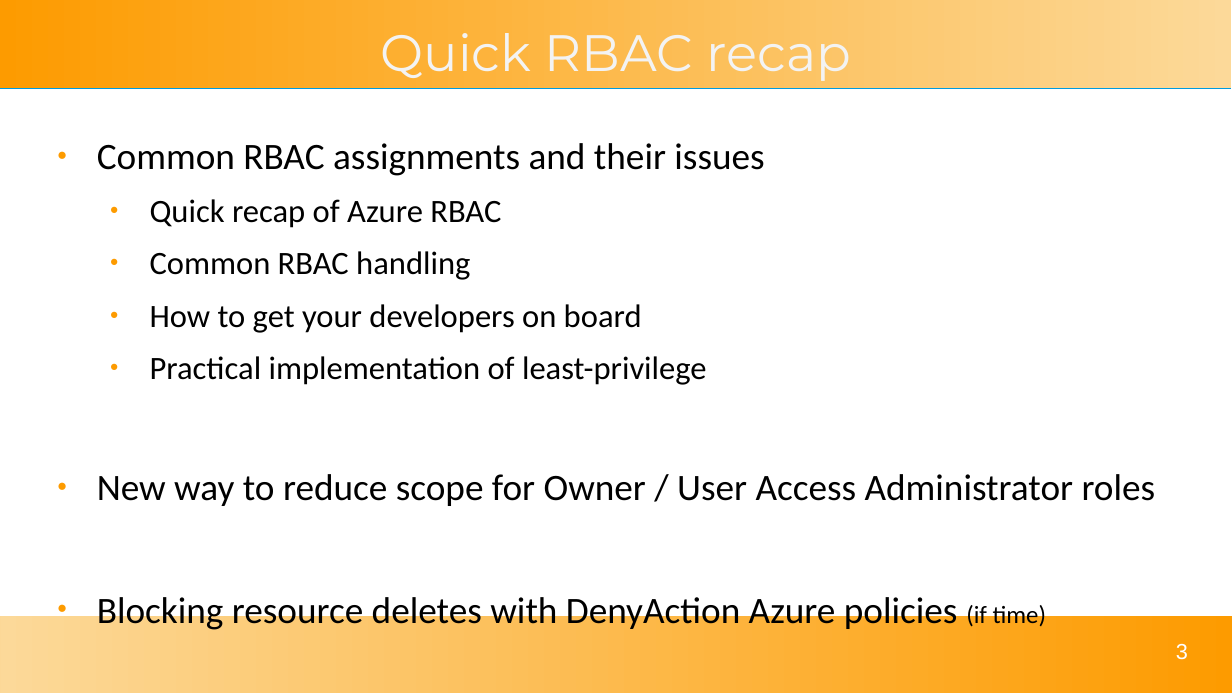
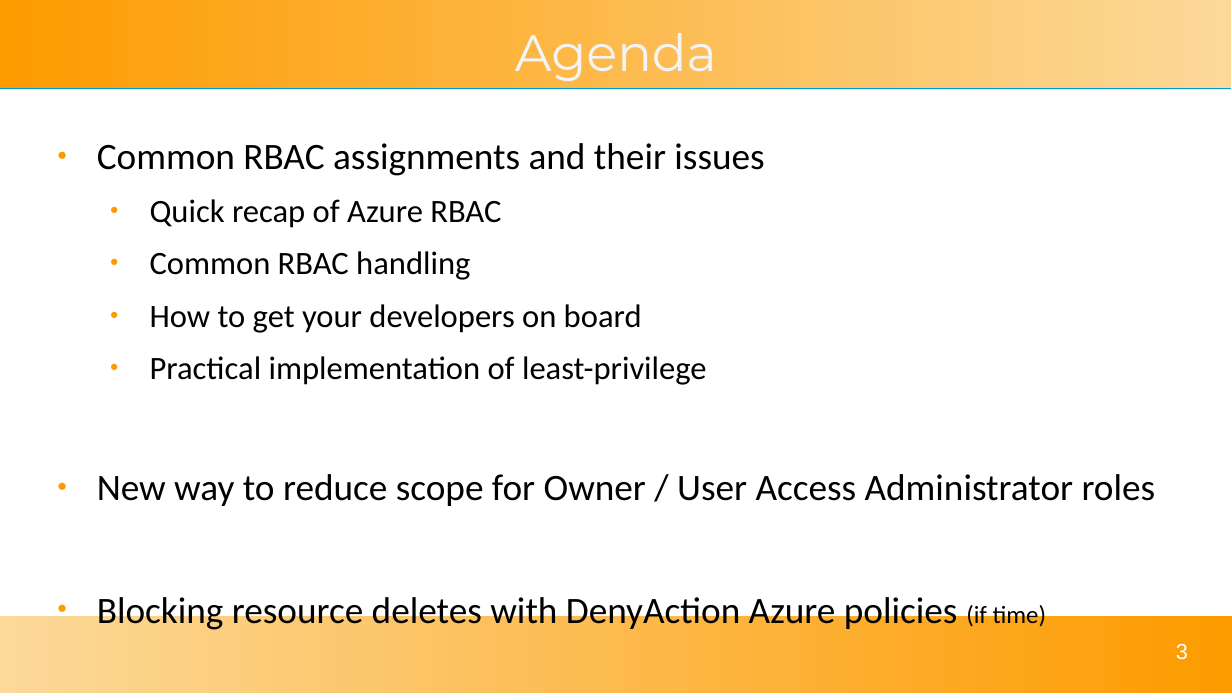
Before and after one commit to solomson/solom.tech, a slide deck: slide 3 of assets/talks/reducing-azure-risk.odp. Drawn at 1232x693 pixels with LibreOffice and Linux fonts; fonts in the diff are those of the drawing. Boxes give left, top, right and bottom in pixels: in the first picture for what was removed or moved away, otherwise in the second. Text is boxed around its words. In the diff, an @@ line names an element or a change of style, - is before the commit and + after.

Commit message:
Fix title of slide

```diff
--- a/assets/talks/reducing-azure-risk.odp
+++ b/assets/talks/reducing-azure-risk.odp
@@ title at [515, 33, 717, 81]: text changed @@
-Quick RBAC recap
+Agenda
```
Also in this commit, not shown: 1 other slide changed, 2 other files.
